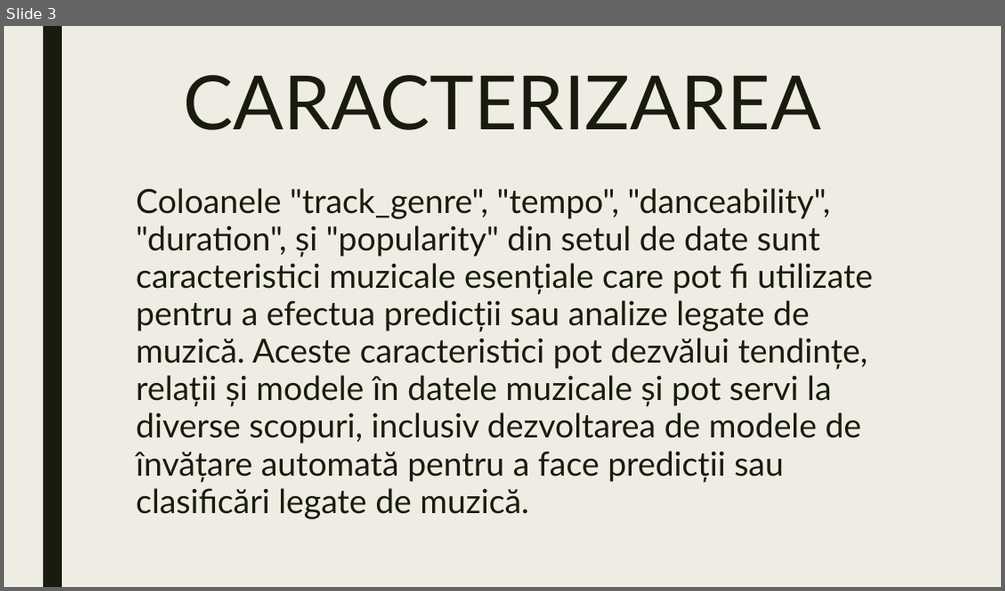
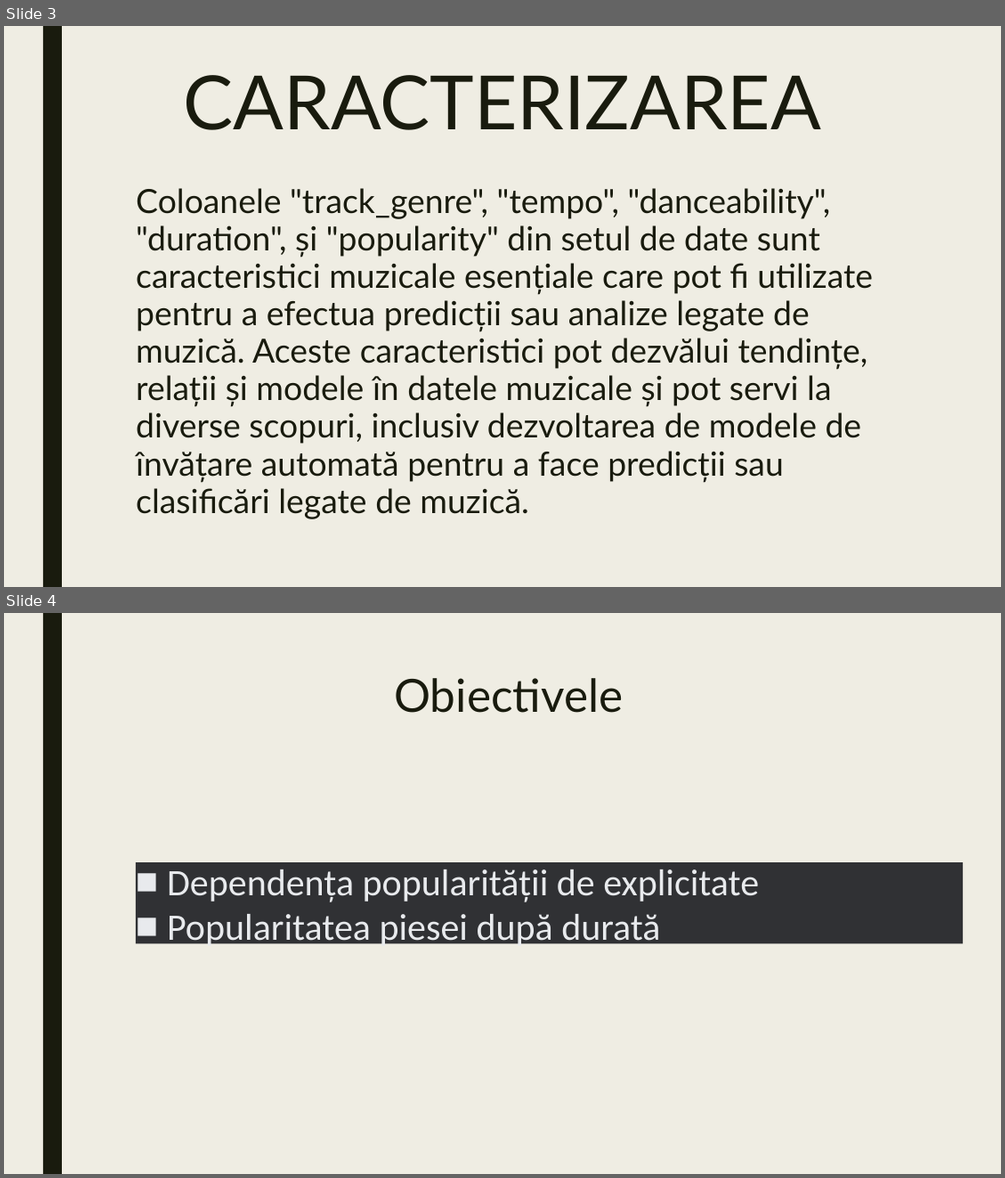
Before and after one commit to notmalicik/Github, a slide deck: Laboratorul 1/Laboratorul 1.pptx. Shown one above the other, each under a label of ours: slide 3 before the commit, slides 3 and 4 after it. The pictures are 1005x591 and 1005x1178 pixels, drawn with LibreOffice and Linux fonts; fonts in the diff are those of the drawing. Boxes give left, top, right and bottom in pixels: in the first picture for what was removed or moved away, otherwise in the second. Text is boxed around its words. In the diff, an @@ line names an element or a change of style, - is before the commit and + after.

```diff
--- a/Laboratorul 1/Laboratorul 1.pptx
+++ b/Laboratorul 1/Laboratorul 1.pptx
@@ slide 4 added at [4, 613, 1001, 1174], background #EFEDE3; not listed: 1 template element that a slide beside it also shows @@
@@ title added at [394, 678, 623, 713], 44 pt, text #191B0E @@
+Obiectivele
@@ text added at [136, 859, 963, 948], fill #303134, 36 pt, text #E8EAED @@
+■ Dependența popularității de explicitate
+■ Popularitatea piesei după durată
```
Also in this commit, not shown: 1 other slide added, 3 slides removed, 1 other file.
